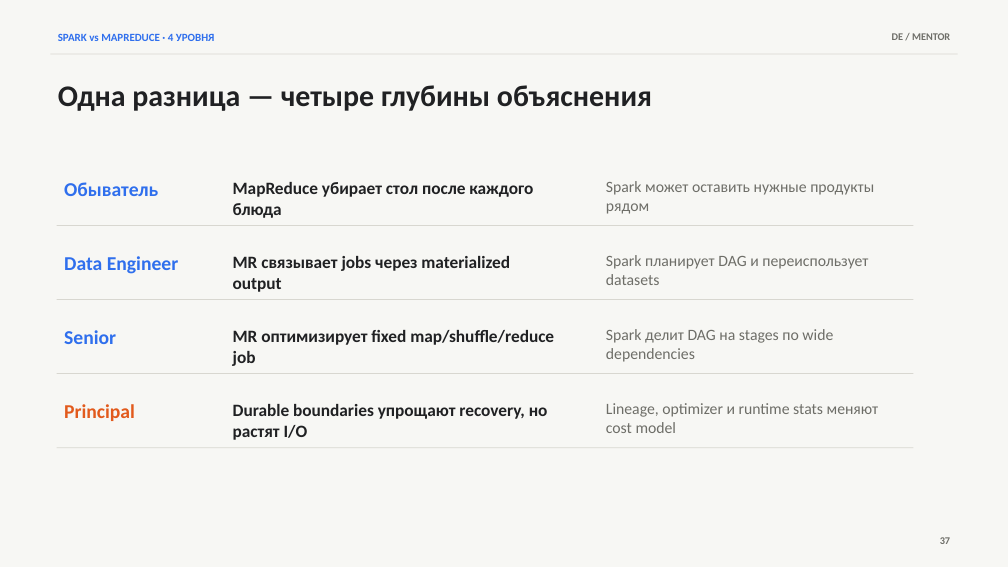
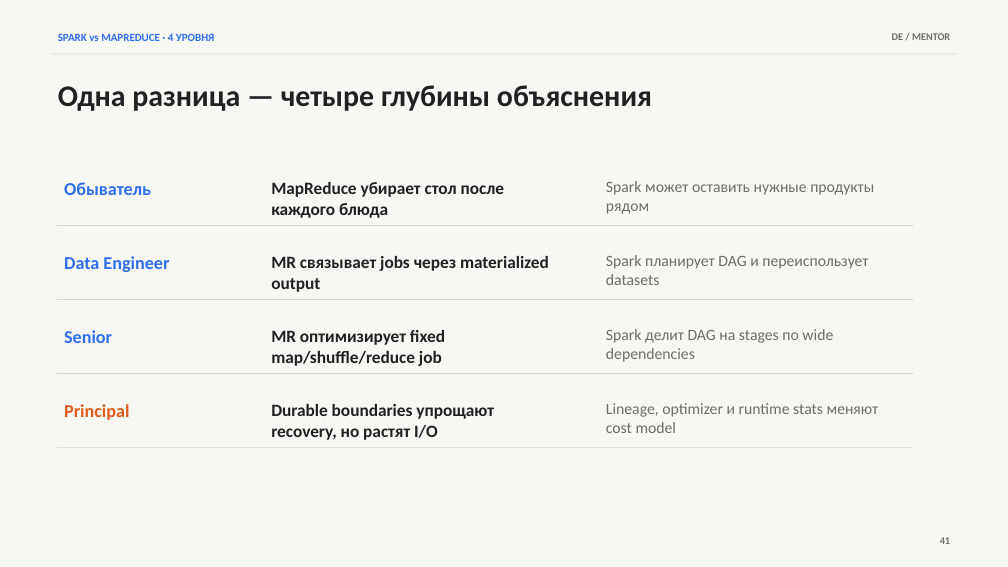
Before and after one commit to PaulKov/de-mentor, a slide deck: slide 41 of lessons/lesson-04/artifacts/apache-spark-foundations-theory.pptx (slide 37 before the commit). Drawn at 1008x567 pixels with LibreOffice and Linux fonts; fonts in the diff are those of the drawing. Boxes give left, top, right and bottom in pixels: in the first picture for what was removed or moved away, otherwise in the second. Text is boxed around its words. In the diff, an @@ line names an element or a change of style, - is before the commit and + after.

```diff
--- a/lessons/lesson-04/artifacts/apache-spark-foundations-theory.pptx
+++ b/lessons/lesson-04/artifacts/apache-spark-foundations-theory.pptx
@@ text "MapReduce убирает стол после каждого ..." rewrapped from [233, 182, 533, 218] to [271, 182, 505, 218] @@
@@ text "MR связывает jobs через materialized ...": place and size @@
-text "MR связывает jobs через materialized ..." at [233, 256, 510, 292]
+text "MR связывает jobs через materialized ..." at [271, 256, 549, 292]
@@ text "MR оптимизирует fixed map/shuffle/reduce job" rewrapped from [233, 330, 554, 366] to [271, 330, 445, 366] @@
@@ size 18.8 to 17.2 pt in 4 elements at [64, 182, 151, 195], [64, 256, 169, 272], [64, 330, 112, 343], [64, 404, 129, 420] @@
@@ text "Durable boundaries упрощают recovery, но ..." rewrapped from [233, 404, 548, 440] to [271, 404, 494, 440] @@
@@ text at [940, 537, 950, 544]: text changed @@
-37
+41
```
Also in this commit, not shown: 37 other slides changed, 6 slides added, 32 other files.
